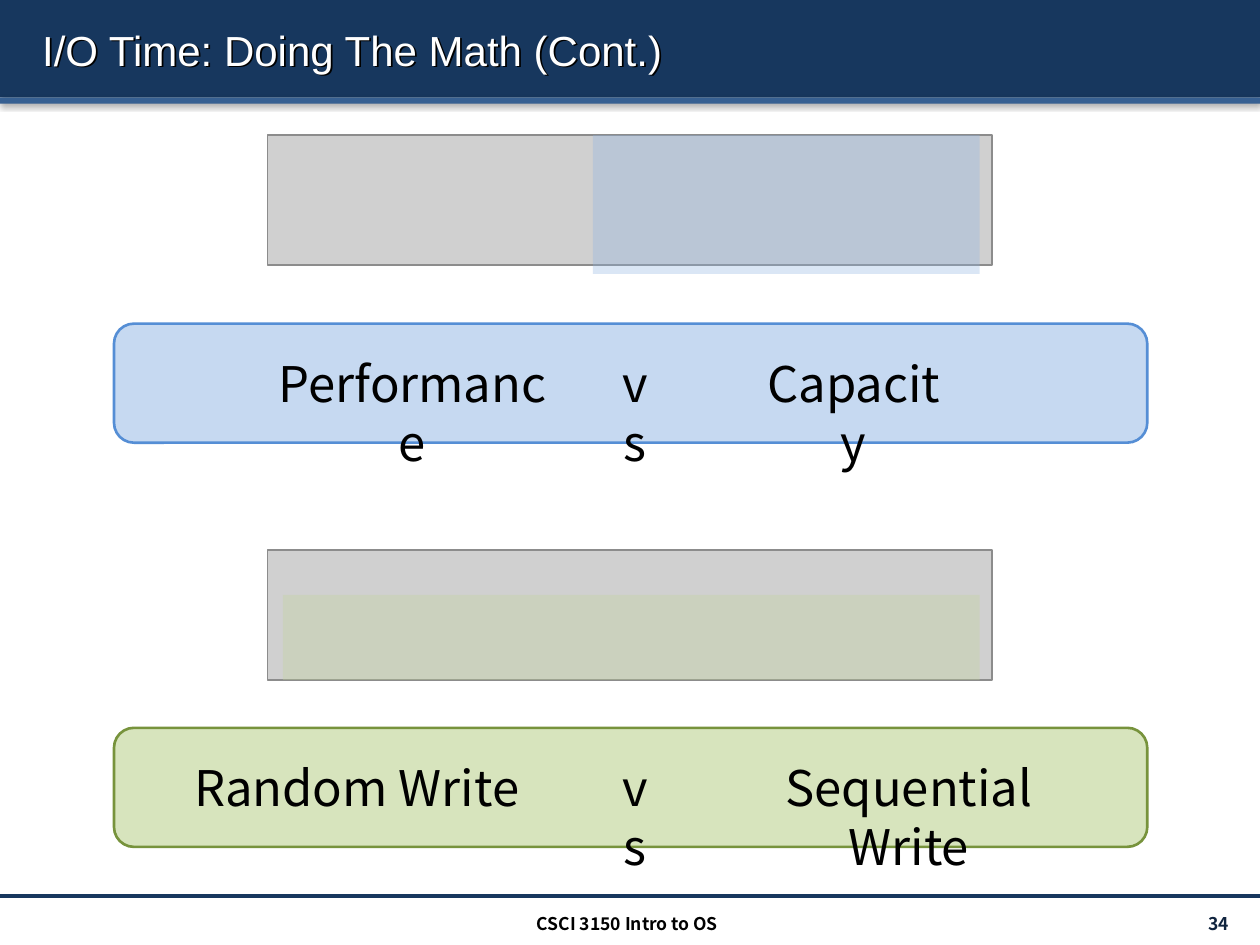
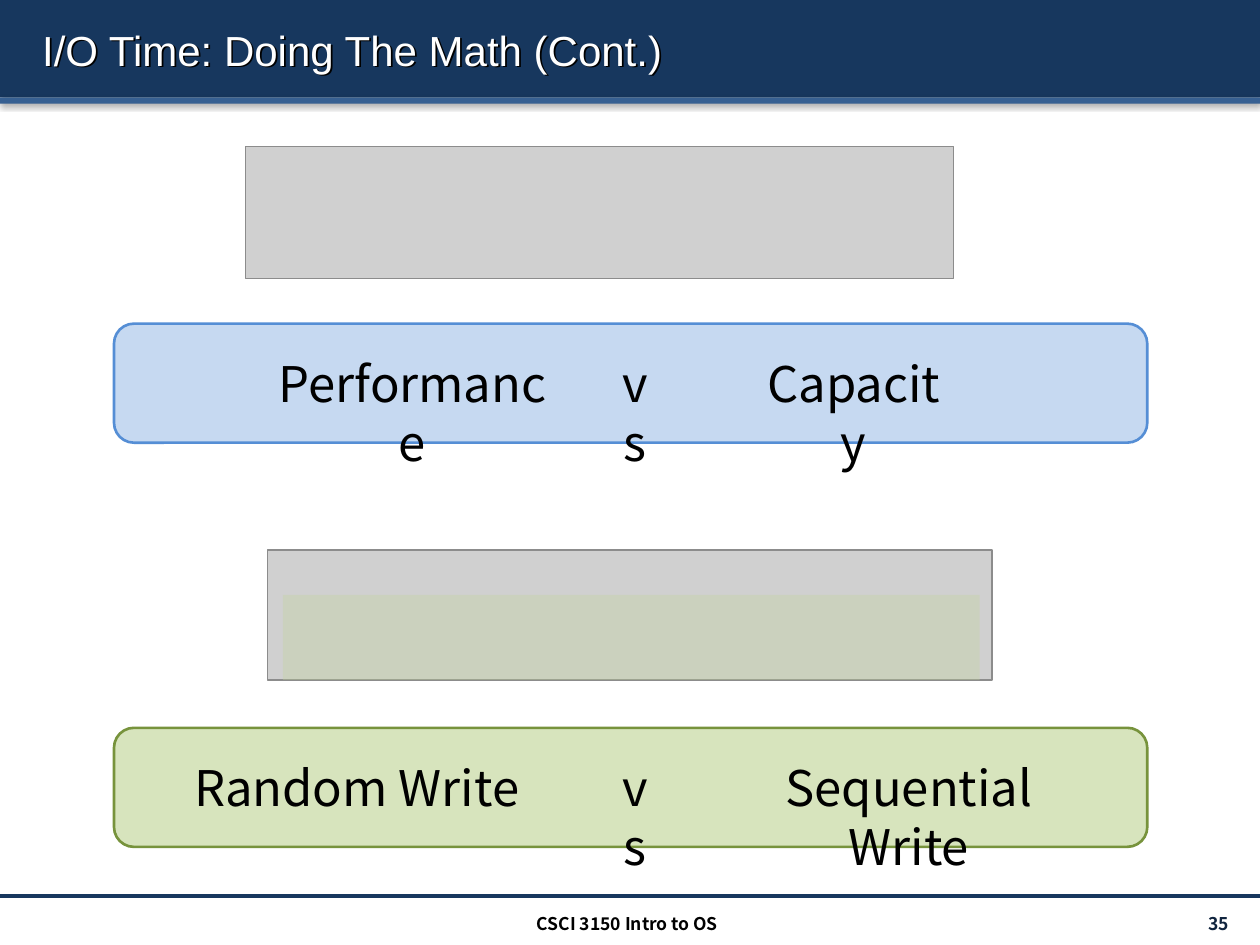
Before and after one commit to henryhxu/CSCI3150, a slide deck: slide 35 of lectures/lec13_io.pptx (slide 34 before the commit). Drawn at 1260x945 pixels with LibreOffice and Linux fonts; fonts in the diff are those of the drawing; grey boxes stand for pictures. Boxes give left, top, right and bottom in pixels: in the first picture for what was removed or moved away, otherwise in the second. Text is boxed around its words. In the diff, an @@ line names an element or a change of style, - is before the commit and + after.

```diff
--- a/lectures/lec13_io.pptx
+++ b/lectures/lec13_io.pptx
@@ picture: place and size @@
-picture at (268, 135, 993, 265)
+picture at (246, 146, 954, 278)
@@ rectangle removed at (592, 135, 979, 273) @@
@@ page number at (1208, 917, 1229, 931): text changed @@
-34
+35
```
Also in this commit, not shown: 3 other slides changed, 1 slide added, 2 other files.
